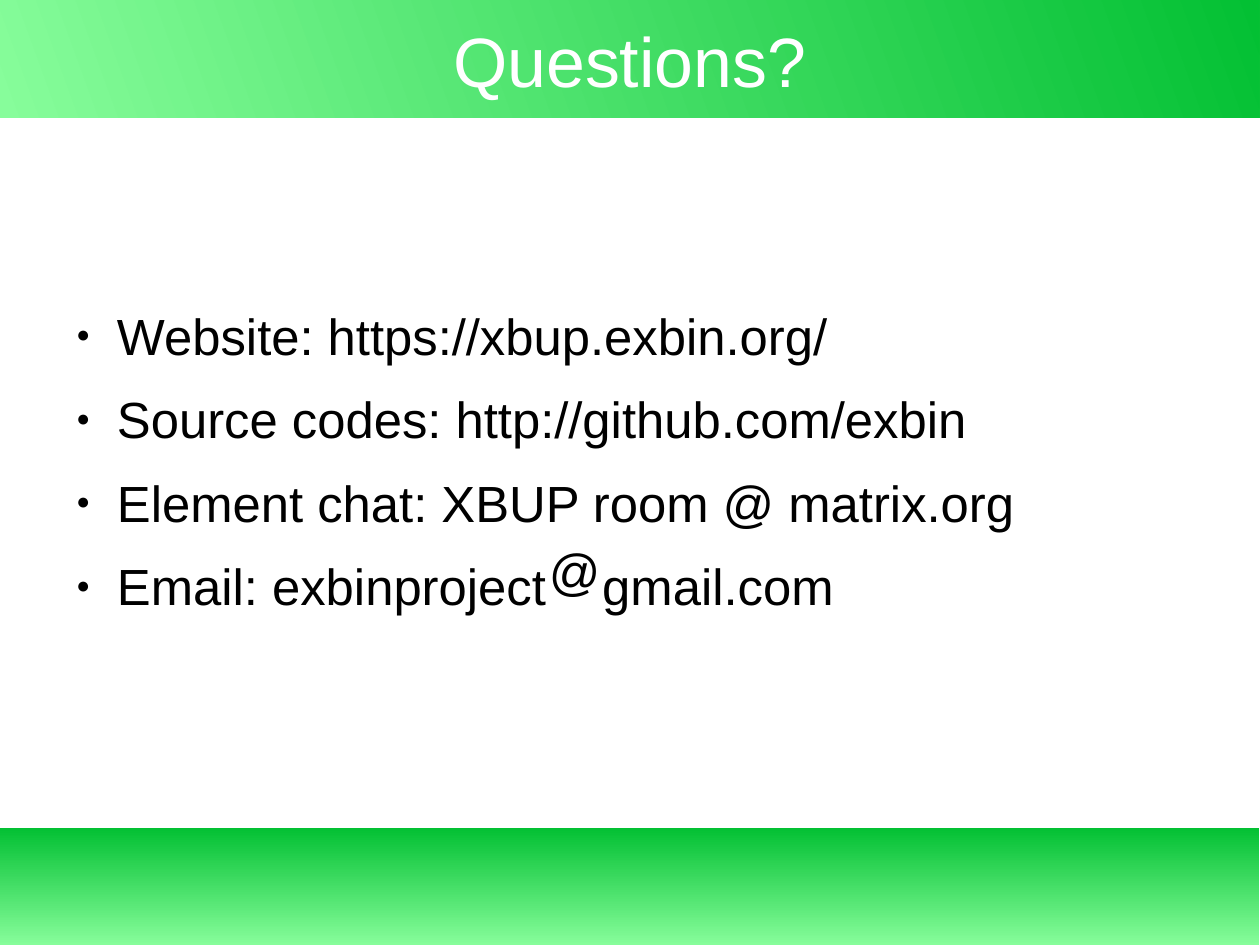
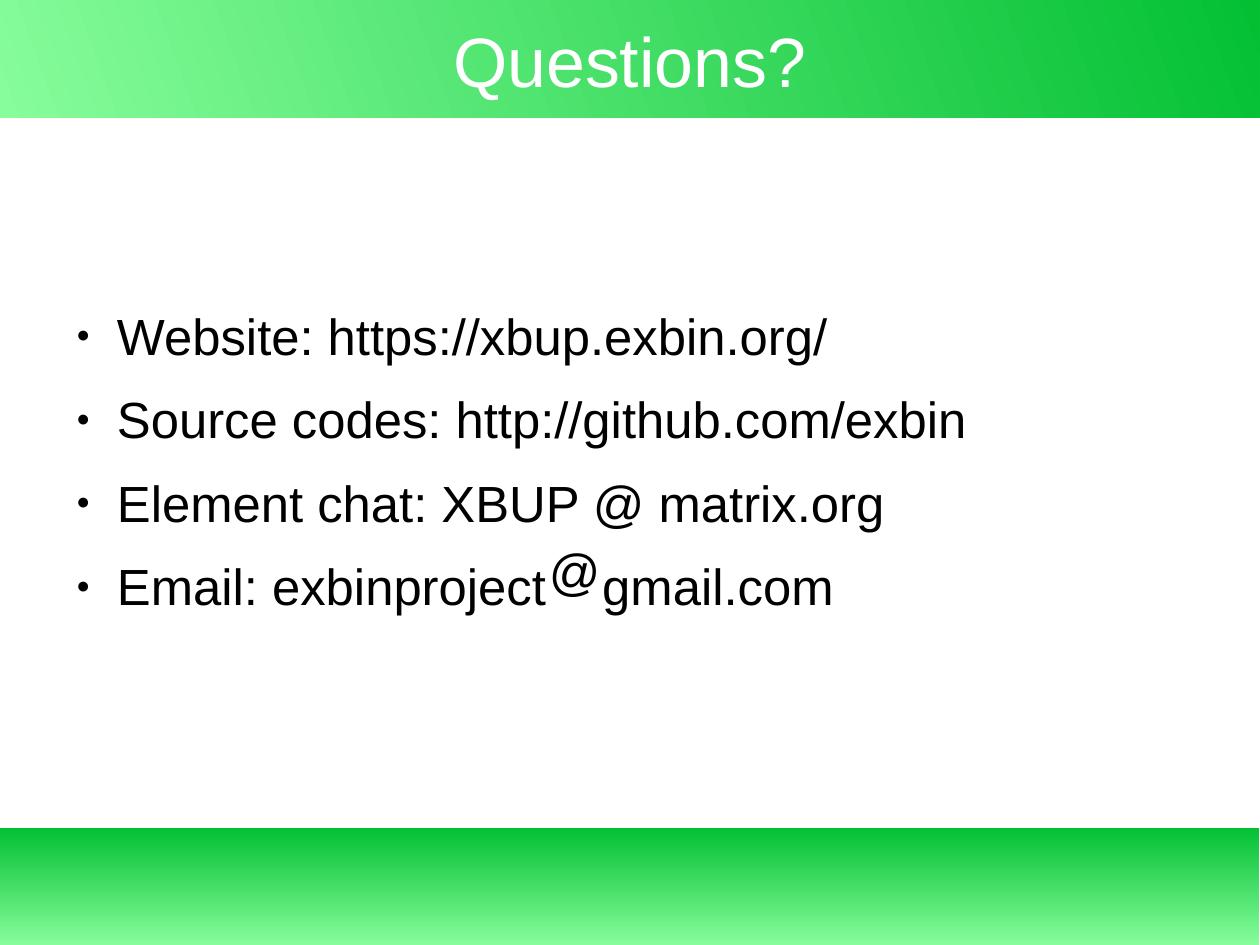
Before and after one commit to exbin/xbup-doc, a slide deck: slide 25 of presentation/xbup-introduction.odp. Drawn at 1260x945 pixels with LibreOffice and Linux fonts; fonts in the diff are those of the drawing. Boxes give left, top, right and bottom in pixels: in the first picture for what was removed or moved away, otherwise in the second. Text is boxed around its words. In the diff, an @@ line names an element or a change of style, - is before the commit and + after.

Commit message:
Introduction presentation - 10

```diff
--- a/presentation/xbup-introduction.odp
+++ b/presentation/xbup-introduction.odp
@@ text at (117, 485, 885, 532): text changed @@
-● Element chat: XBUP room @ matrix.org
+● Element chat: XBUP @ matrix.org
```
Also in this commit, not shown: 2 other files.
